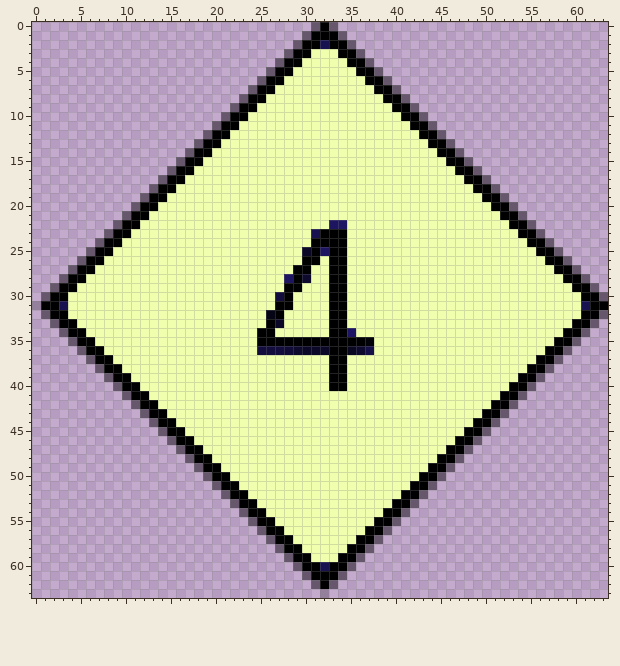
Two states of a pixel-art sprite, Assets/Textures/BodyParts/bodypart_4.png. The picture above is the old version.
The file is 64x64 pixels. Colours within 5 levels of each other are drawn and written as one.
After the commit:
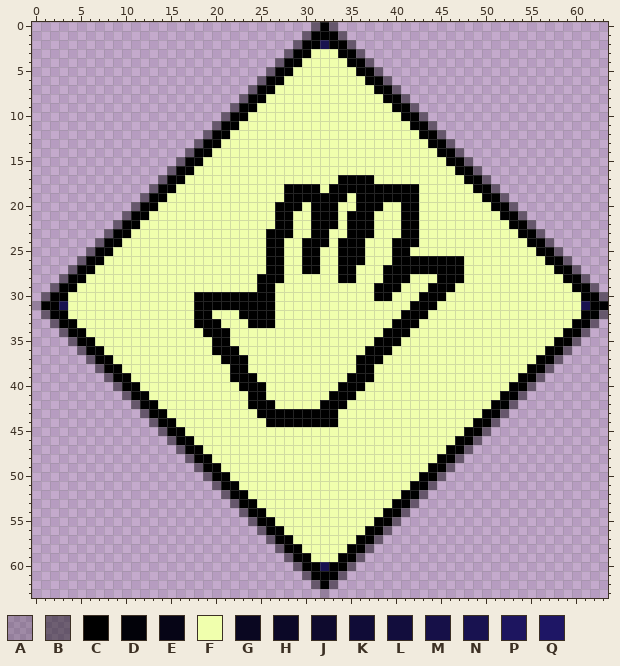
Palette (. is transparent): A #00000030  B #00000070  C #000000  D #020209  E #060516  F #f0ffad  G #0a0721  H #0b0827  J #0e0a2e  K #100c37  L #120d3d  M #161048  N #181250  P #1d155f  Q #1e1665
Edits made:
@@ x 16..49 @@
 16 CCFFFFFFFFFFFFFFFFFFFFFFFFFFFFFCCB
-17 CFFFFFFFFFFFFFFFFFFFFFFFFFFFFFFFCC
-18 FFFFFFFFFFFFFFFFFFFFFFFFFFFFFFFFFC
-19 FFFFFFFFFFFFFFFFFFFFFFFFFFFFFFFFFF
-20 FFFFFFFFFFFFFFFFFFFFFFFFFFFFFFFFFF
-21 FFFFFFFFFFFFFFFFFFFFFFFFFFFFFFFFFF
-22 FFFFFFFFFFFFFFFFFPQFFFFFFFFFFFFFFF
-23 FFFFFFFFFFFFFFFNCCCFFFFFFFFFFFFFFF
-24 FFFFFFFFFFFFFFFCCCCFFFFFFFFFFFFFFF
-25 FFFFFFFFFFFFFFHCPCCFFFFFFFFFFFFFFF
-26 FFFFFFFFFFFFFFCCFCCFFFFFFFFFFFFFFF
-27 FFFFFFFFFFFFFCCFFCCFFFFFFFFFFFFFFF
-28 FFFFFFFFFFFFPCJFFCCFFFFFFFFFFFFFFF
-29 FFFFFFFFFFFFCCFFFCCFFFFFFFFFFFFFFF
-30 FFFFFFFFFFFLCFFFFCCFFFFFFFFFFFFFFF
-31 FFFFFFFFFFFCCFFFFCCFFFFFFFFFFFFFFF
-32 FFFFFFFFFFECFFFFFCCFFFFFFFFFFFFFFF
-33 FFFFFFFFFFCHFFFFFCCFFFFFFFFFFFFFFF
-34 FFFFFFFFFCCFFFFFFCCQFFFFFFFFFFFFFF
-35 FFFFFFFFFCCCCCCCCCCCCDFFFFFFFFFFFF
-36 FFFFFFFFFLLLKJHHHCCGJMFFFFFFFFFFFF
-37 FFFFFFFFFFFFFFFFFCCFFFFFFFFFFFFFFF
-38 FFFFFFFFFFFFFFFFFCCFFFFFFFFFFFFFFF
-39 FFFFFFFFFFFFFFFFFCCFFFFFFFFFFFFFFF
-40 FFFFFFFFFFFFFFFFFCCFFFFFFFFFFFFFFF
-41 FFFFFFFFFFFFFFFFFFFFFFFFFFFFFFFFFF
-42 FFFFFFFFFFFFFFFFFFFFFFFFFFFFFFFFFF
-43 FFFFFFFFFFFFFFFFFFFFFFFFFFFFFFFFFF
-44 FFFFFFFFFFFFFFFFFFFFFFFFFFFFFFFFFC
+17 CFFFFFFFFFFFFFFFFFCCCCFFFFFFFFFFCC
+18 FFFFFFFFFFFFCCCCFCCCCCCCCCCFFFFFFC
+19 FFFFFFFFFFFFCCCCCCCFCCCCCCCFFFFFFF
+20 FFFFFFFFFFFCCCFCCCFFCCCFFCCFFFFFFF
+21 FFFFFFFFFFFCCFFCCCFCCCFFFCCFFFFFFF
+22 FFFFFFFFFFFCCFFCCCFCCCFFFCCFFFFFFF
+23 FFFFFFFFFFCCCFFCCFFCCCFFFCCFFFFFFF
+24 FFFFFFFFFFCCFFCCCFCCCFFFCCCFFFFFFF
+25 FFFFFFFFFFCCFFCCFFCCCFFFCCFFFFFFFF
+26 FFFFFFFFFFCCFFCCFFCCCFFFCCCCCCCCFF
+27 FFFFFFFFFFCCFFCCFFCCFFFCCCCCCCCCFF
+28 FFFFFFFFFCCCFFFFFFCCFFFCCCFFFCCCFF
+29 FFFFFFFFFCCFFFFFFFFFFFCCCFFFCCCFFF
+30 FFCCCCCCCCCFFFFFFFFFFFCCFFFCCCFFFF
+31 FFCCCCCCCCCFFFFFFFFFFFFFFFCCCFFFFF
+32 FFCCFFFCCCCFFFFFFFFFFFFFFCCCFFFFFF
+33 FFCCCFFFCCCFFFFFFFFFFFFFCCCFFFFFFF
+34 FFFCCCFFFFFFFFFFFFFFFFFCCCFFFFFFFF
+35 FFFFCCFFFFFFFFFFFFFFFFCCCFFFFFFFFF
+36 FFFFCCCFFFFFFFFFFFFFFCCCFFFFFFFFFF
+37 FFFFFCCCFFFFFFFFFFFFCCCFFFFFFFFFFF
+38 FFFFFFCCFFFFFFFFFFFFCCFFFFFFFFFFFF
+39 FFFFFFCCCFFFFFFFFFFCCCFFFFFFFFFFFF
+40 FFFFFFFCCCFFFFFFFFCCCFFFFFFFFFFFFF
+41 FFFFFFFFCCFFFFFFFCCCFFFFFFFFFFFFFF
+42 FFFFFFFFCCCFFFFFCCCFFFFFFFFFFFFFFF
+43 FFFFFFFFFCCCCCCCCCFFFFFFFFFFFFFFFF
+44 FFFFFFFFFFCCCCCCCCFFFFFFFFFFFFFFFC
 45 CFFFFFFFFFFFFFFFFFFFFFFFFFFFFFFFCC
